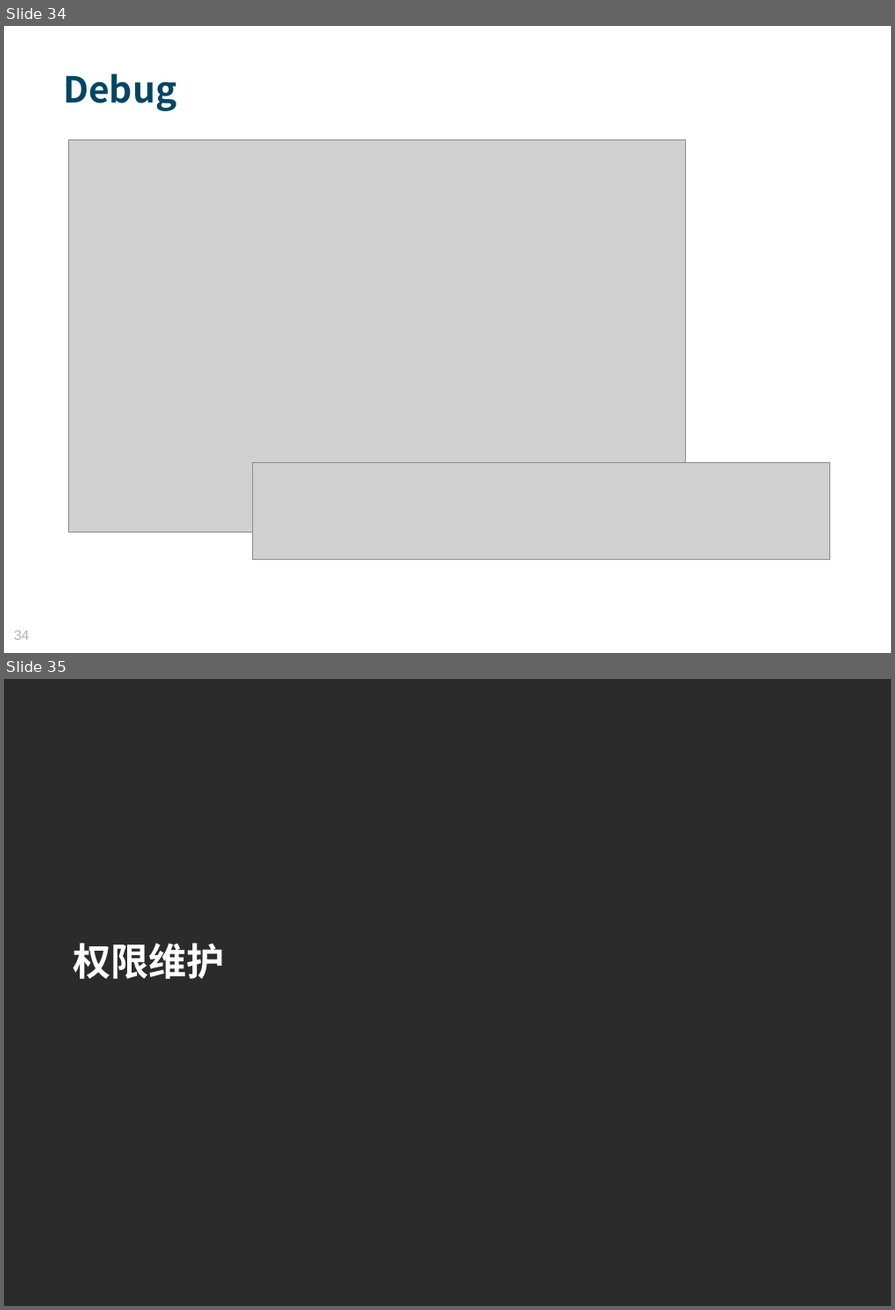
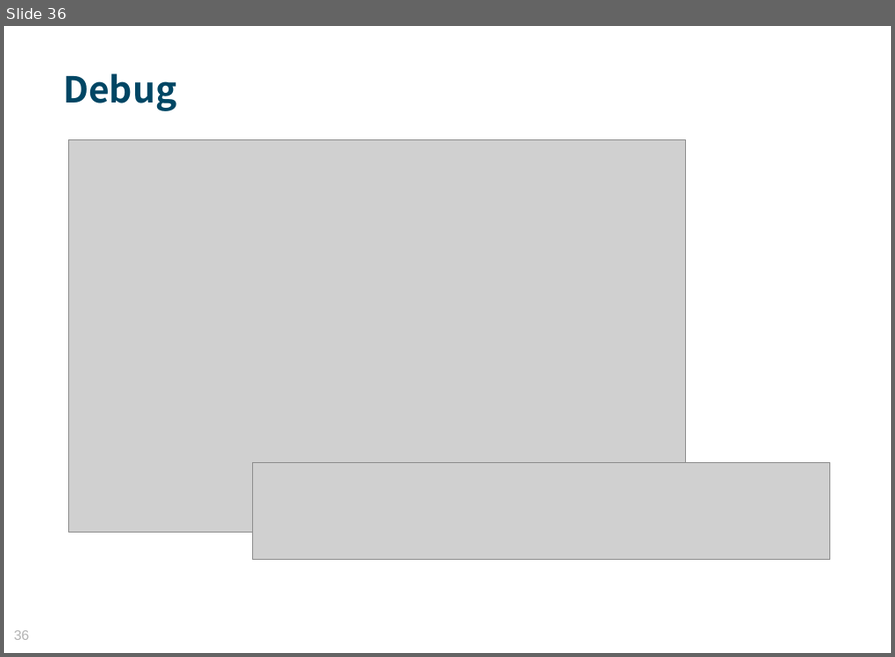
Before and after one commit to MosesZhu/Cube, a slide deck: Document/New Webframework Introduction.ppt. Shown one above the other, each under a label of ours: slides 34 and 35 before the commit, slide 36 after it. The pictures are 895x1310 and 895x657 pixels, drawn with LibreOffice and Linux fonts; fonts in the diff are those of the drawing; grey boxes stand for pictures; background and template pictures are left out; a plain dark background stands for a picture behind light text. Boxes give left, top, right and bottom in pixels: in the first picture for what was removed or moved away, otherwise in the second. Text is boxed around its words. In the diff, an @@ line names an element or a change of style, - is before the commit and + after.

```diff
--- a/Document/New Webframework Introduction.ppt
+++ b/Document/New Webframework Introduction.ppt
@@ slide 35 removed at <box>4,679,891,1306</box>, background picture (left out) @@
@@ title removed at <box>74,943,225,979</box> @@
-权限维护
@@ what was slide 34 is now slide 36 @@
@@ page number at <box>14,631,29,640</box>: text changed @@
-34
+36
```
Also in this commit, not shown: 1 slide changed, 3 slides added, 1 other slide removed, 4 other files.
